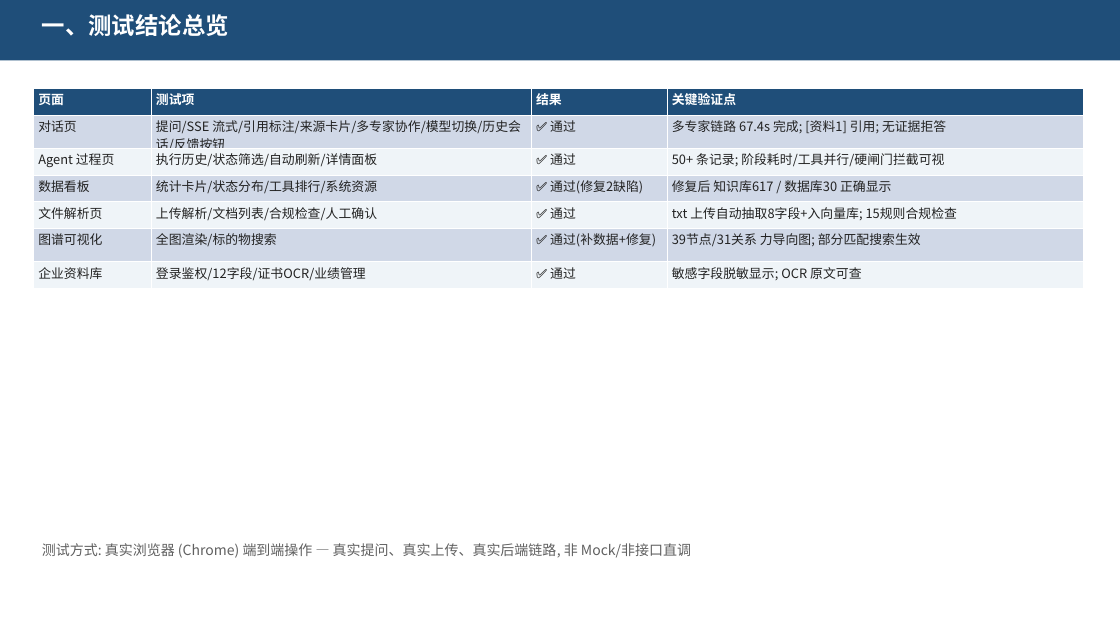
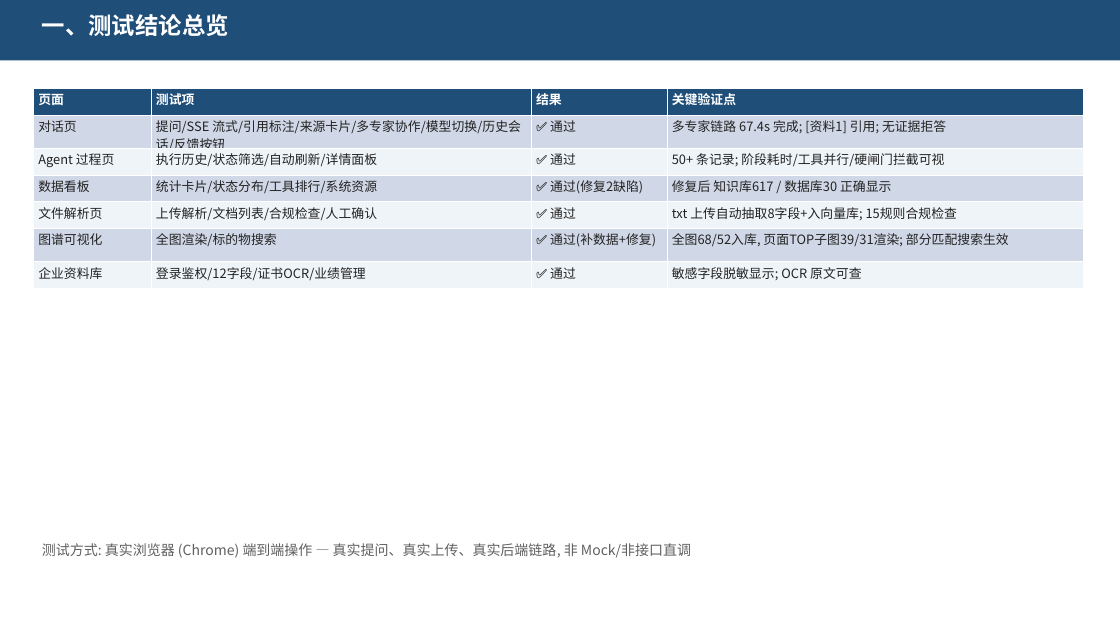
Before and after one commit to wuyang-vs/Bidding_QA_Chatbot, a slide deck: slide 2 of 前端功能测试报告.pptx. Drawn at 1120x630 pixels with LibreOffice and Linux fonts; fonts in the diff are those of the drawing. Boxes give left, top, right and bottom in pixels: in the first picture for what was removed or moved away, otherwise in the second. Text is boxed around its words. In the diff, an @@ line names an element or a change of style, - is before the commit and + after.

```diff
--- a/前端功能测试报告.pptx
+++ b/前端功能测试报告.pptx
@@ table at box(34, 88, 1085, 284) @@
-row 6, column 4: 39节点/31关系 力导向图; 部分匹配搜索生效
+row 6, column 4: 全图68/52入库, 页面TOP子图39/31渲染; 部分匹配搜索生效
```
Also in this commit, not shown: 4 other slides changed, 1 other file.
